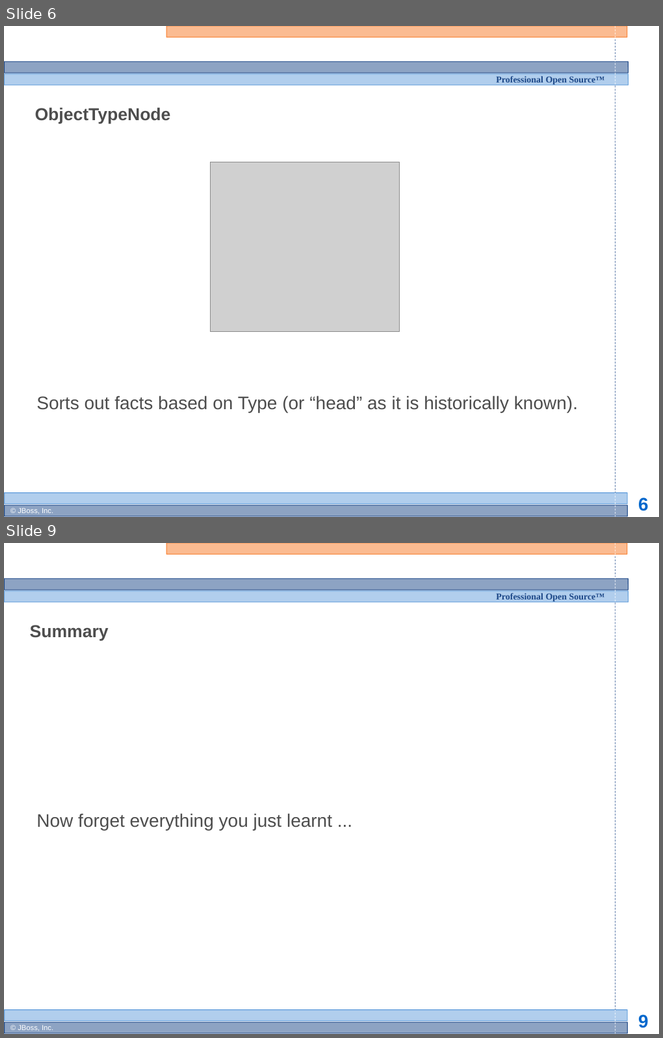
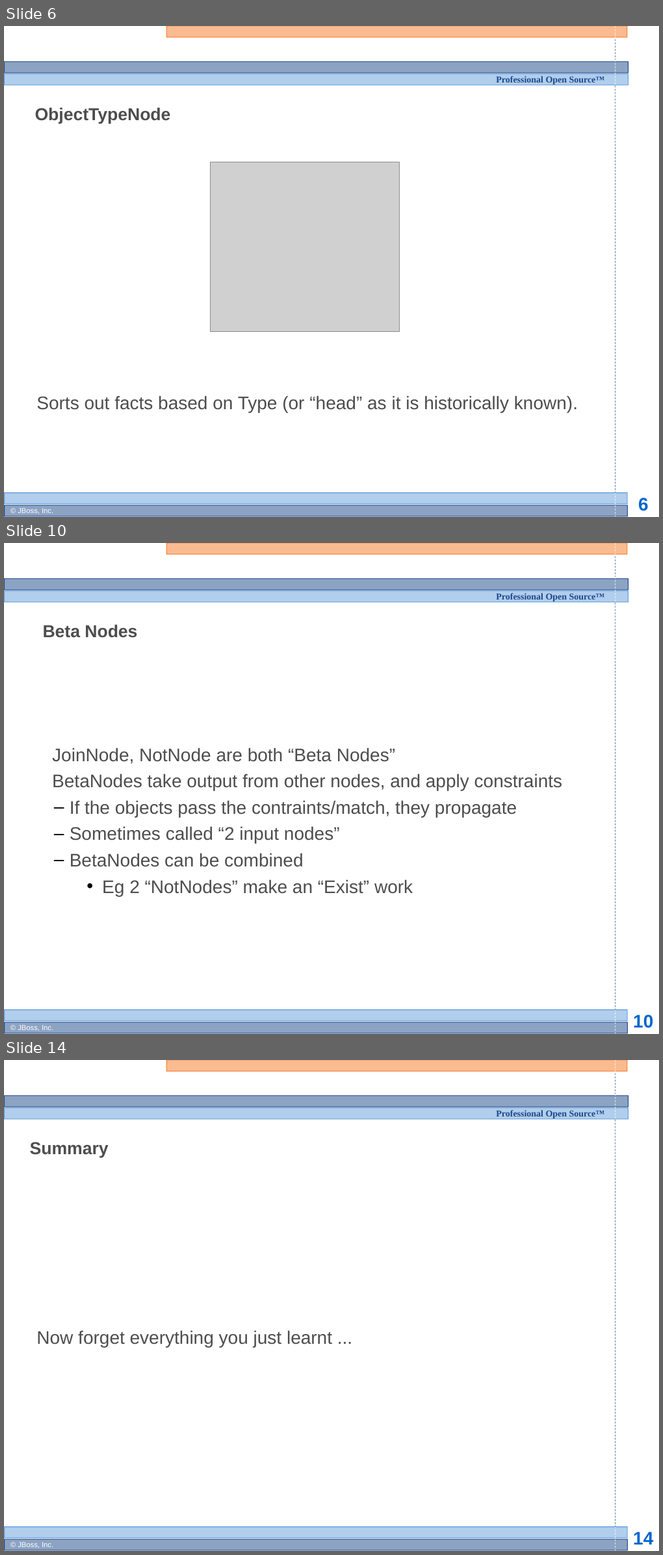
Before and after one commit to bobmcwhirter/drools, a slide deck: documentation/training/developers-course/Module 4 - Rule Engine Concepts 2.odp. Shown one above the other, each under a label of ours: slides 6 and 9 before the commit, slides 6, 10 and 14 after it; the slides between them are not shown. The pictures are 663x1038 and 663x1555 pixels, drawn with LibreOffice and Linux fonts; fonts in the diff are those of the drawing; grey boxes stand for pictures; background and template pictures are left out. Boxes give left, top, right and bottom in pixels: in the first picture for what was removed or moved away, otherwise in the second. Text is boxed around its words. In the diff, an @@ line names an element or a change of style, - is before the commit and + after.

```diff
--- a/documentation/training/developers-course/Module 4 - Rule Engine Concepts 2.odp
+++ b/documentation/training/developers-course/Module 4 - Rule Engine Concepts 2.odp
@@ slide 10 added at (4,543,659,1034), background #FFFFFF; not listed: 13 template elements that a slide beside it also shows @@
@@ title added at (43,624,137,638), 19 pt, text #4D4D4D, bold @@
+Beta Nodes
@@ subtitle added at (52,748,562,897), 20 pt, text #4D4D4D @@
+  JoinNode, NotNode are both “Beta Nodes”
+  BetaNodes take output from other nodes, and apply constraints
+  – If the objects pass the contraints/match, they propagate
+  – Sometimes called “2 input nodes”
+  – BetaNodes can be combined
+    • Eg 2 “NotNodes” make an “Exist” work
@@ what was slide 9 is now slide 14 @@
@@ page number at (633,1532,653,1545): text changed @@
-9
+14
```
Also in this commit, not shown: 2 slides changed, 4 other slides added.
